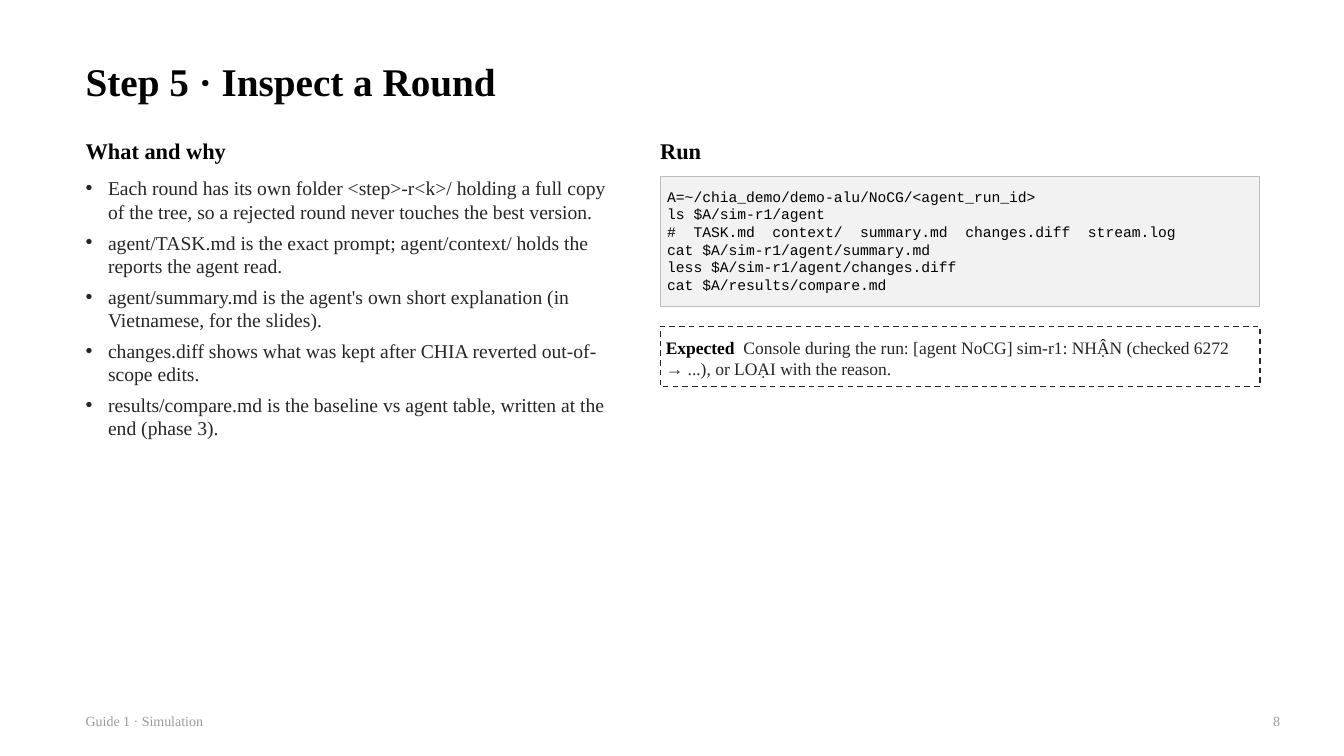
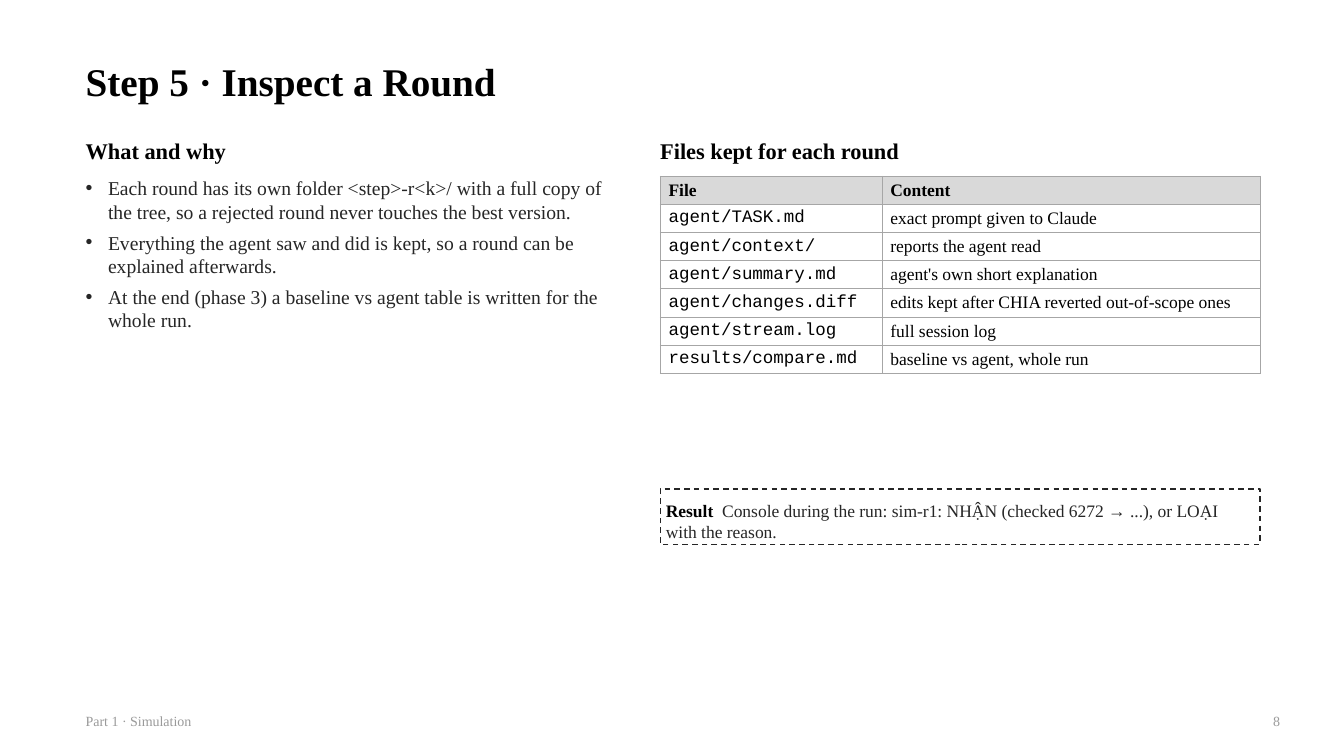
Before and after one commit to chipchip-tech/CHIA-workflow, a slide deck: slide 8 of projects/demo-alu/report/guides/1_Sim.pptx. Drawn at 1344x756 pixels with LibreOffice and Linux fonts; fonts in the diff are those of the drawing. Boxes give left, top, right and bottom in pixels: in the first picture for what was removed or moved away, otherwise in the second. Text is boxed around its words. In the diff, an @@ line names an element or a change of style, - is before the commit and + after.

```diff
--- a/projects/demo-alu/report/guides/1_Sim.pptx
+++ b/projects/demo-alu/report/guides/1_Sim.pptx
@@ text at [660,143,899,164]: text changed @@
-Run
+Files kept for each round
@@ rectangle removed at [660,176,1260,307] @@
-A=~/chia_demo/demo-alu/NoCG/<agent_run_id>
-ls $A/sim-r1/agent
-# TASK.md context/ summary.md changes.diff stream.log
-cat $A/sim-r1/agent/summary.md
-less $A/sim-r1/agent/changes.diff
-cat $A/results/compare.md
@@ table added at [660,176,1260,373], 7 rows, 2 columns @@
+File | Content
+agent/TASK.md | exact prompt given to Claude
+agent/context/ | reports the agent read
+agent/summary.md | agent's own short explanation
+agent/changes.diff | edits kept after CHIA reverted out-of-scope ones
+agent/stream.log | full session log
+results/compare.md | baseline vs agent, whole run
@@ text at [108,181,601,328]: text changed @@
-• Each round has its own folder <step>-r<k>/ holding a full copy of the tree, so a rejected round never touches the best version.
-• agent/TASK.md is the exact prompt; agent/context/ holds the reports the agent read.
-• agent/summary.md is the agent's own short explanation (in Vietnamese, for the slides).
-• changes.diff shows what was kept after CHIA reverted out-of-scope edits.
-• results/compare.md is the baseline vs agent table, written at the end (phase 3).
+• Each round has its own folder <step>-r<k>/ with a full copy of the tree, so a rejected round never touches the best version.
+• Everything the agent saw and did is kept, so a round can be explained afterwards.
+• At the end (phase 3) a baseline vs agent table is written for the whole run.
@@ rectangle "Result Console during the run: ...": place and size @@
-rectangle "Result Console during the run: ..." at [660,327,1260,387]
+rectangle "Result Console during the run: ..." at [660,489,1260,544]
@@ text in rectangle at [666,503,1219,539]: text changed @@
-Expected Console during the run: [agent NoCG] sim-r1: NHẬN (checked 6272 → ...), or LOẠI with the reason.
+Result Console during the run: sim-r1: NHẬN (checked 6272 → ...), or LOẠI with the reason.
@@ text at [86,716,191,726]: text changed @@
-Guide 1 · Simulation
+Part 1 · Simulation
```
Also in this commit, not shown: 10 other slides changed, 4 other files.
